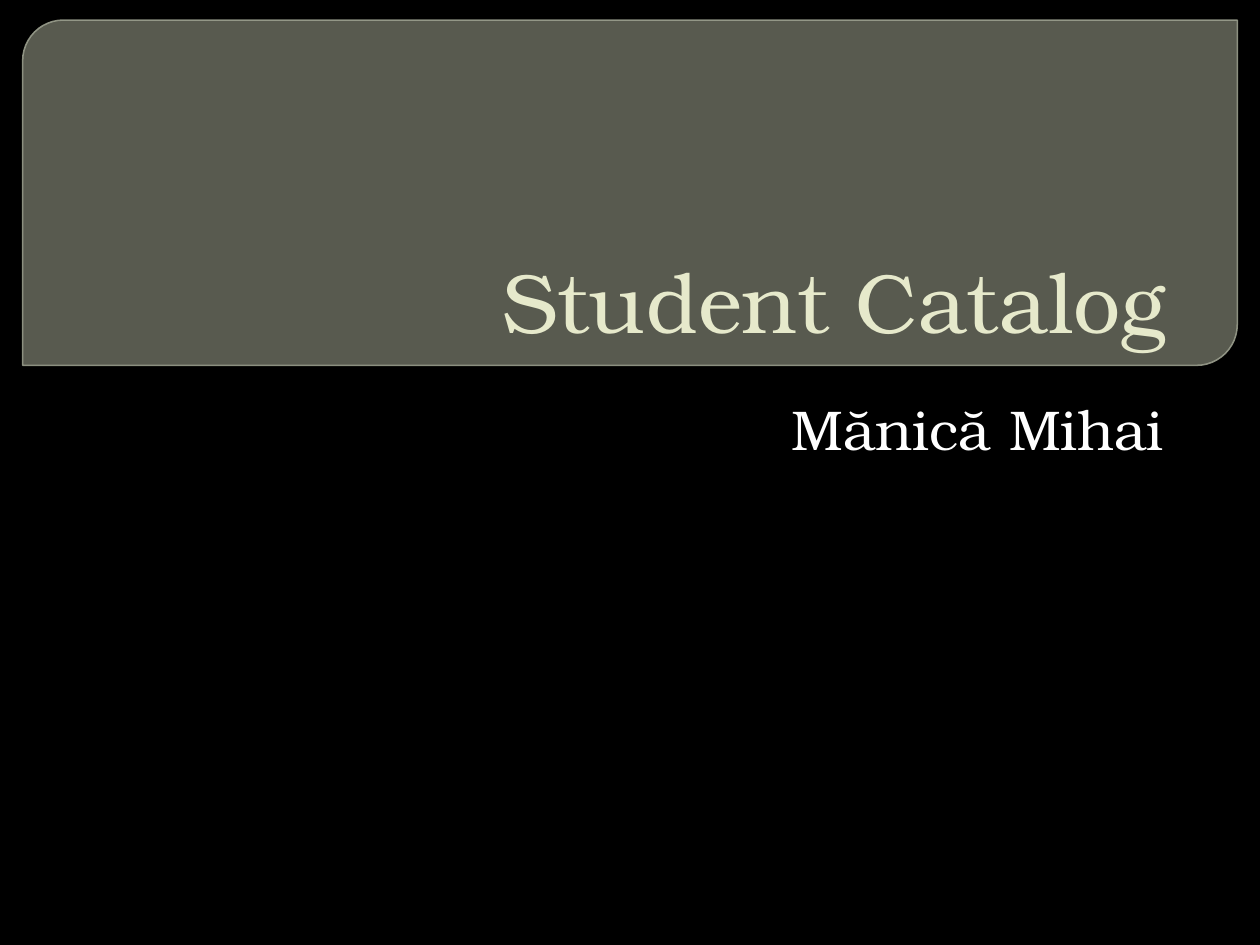
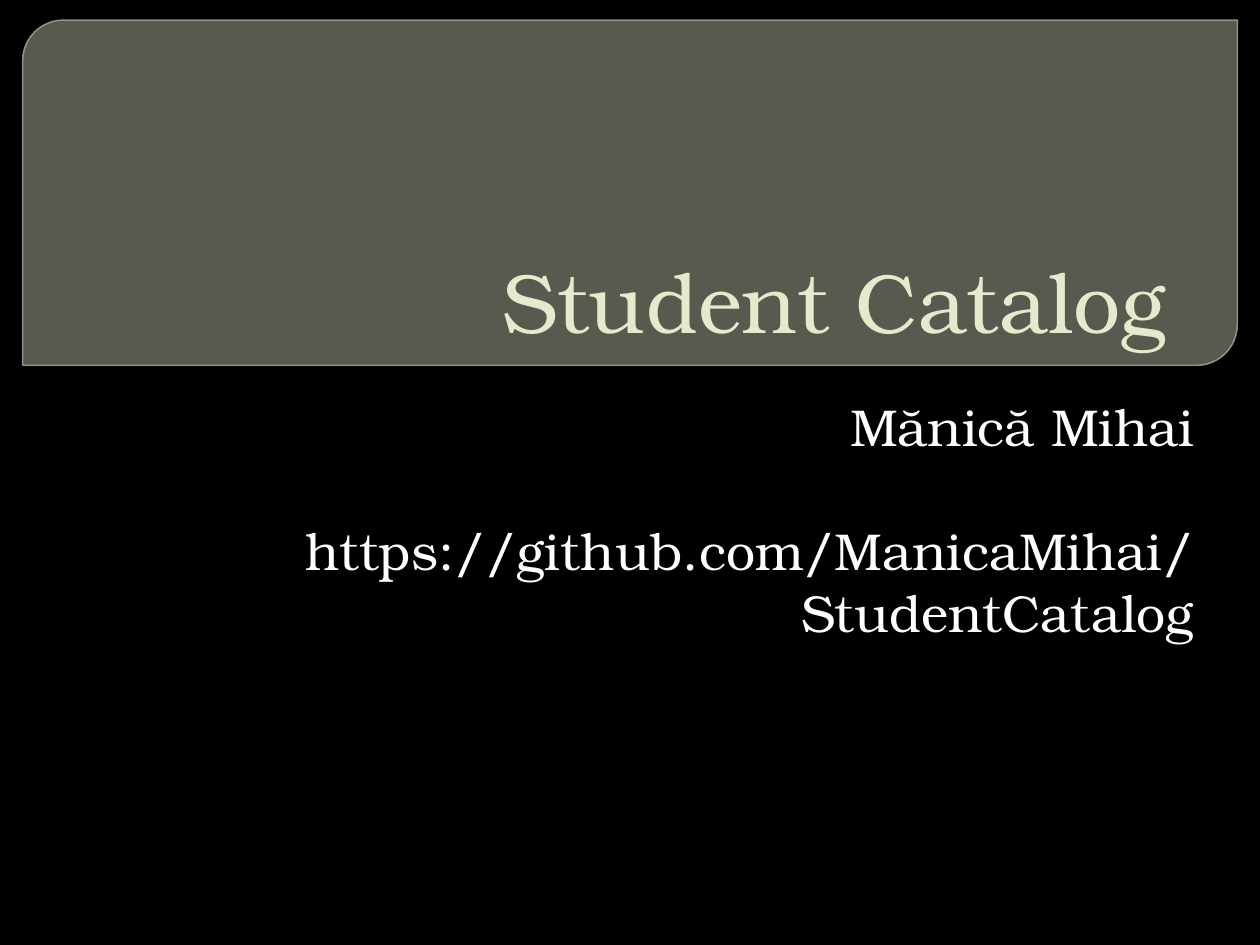
Before and after one commit to ManicaMihai/StudentCatalog, a slide deck: slide 1 of StudentCatalog/DOCUMENTATION/Student Catalog.pptx. Drawn at 1260x945 pixels with LibreOffice and Linux fonts; fonts in the diff are those of the drawing; background and template pictures are left out. Boxes give left, top, right and bottom in pixels: in the first picture for what was removed or moved away, otherwise in the second. Text is boxed around its words. In the diff, an @@ line names an element or a change of style, - is before the commit and + after.

Commit message:
updated documentation

```diff
--- a/StudentCatalog/DOCUMENTATION/Student Catalog.pptx
+++ b/StudentCatalog/DOCUMENTATION/Student Catalog.pptx
@@ subtitle "Mănică Mihai": place and size @@
-subtitle "Mănică Mihai" at [792,410,1164,451]
+subtitle "Mănică Mihai" at [305,409,1194,645]
@@ subtitle at [850,409,1194,447]: size 32 to 29.6 pt in "Mănică Mihai" @@
@@ subtitle at [305,533,1194,645]: paragraph added @@
+https://github.com/ManicaMihai/StudentCatalog
```
